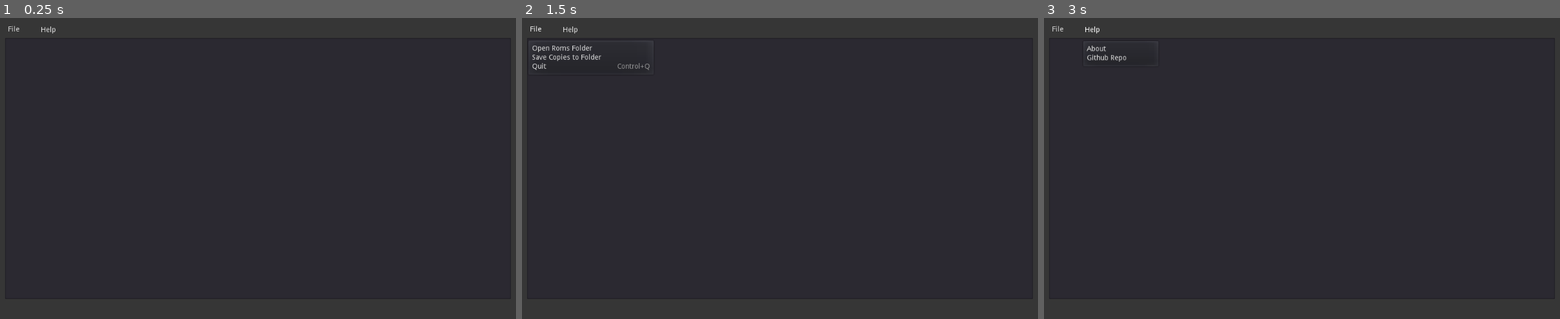
Above: before the commit, frames 1-3 (left to right).
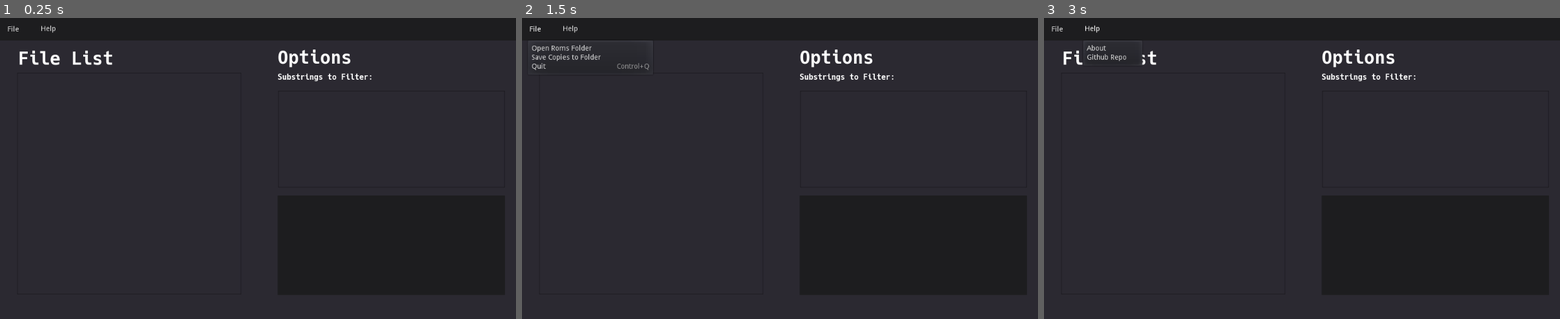
Above: after the commit, the same moments.

Repository: nahuelbergamo/RomCleanerEx
Game: Godot game, scene res://main.tscn
Same seed, same stepped clock (60 frames per second), same inputs: the game is played once before the commit and once after it.
Inputs:
- Up to frame 1 (0.25 s): no input
- Up to frame 2 (1.5 s): click "File" at 0.5 s; click "File" at 1.25 s
- Up to frame 3 (3 s): click "File" at 2 s; click "Help" at 2.75 s

The runs differ from the first frame. In frame 1, 7.4% of the frame differs, in the area x 0-100%, y 0-22%; in frame 2, 7.5%; in frame 3, 7.4%.

Commit message:
Added a bunch of things, some hardcoding in favor of quick prototyping

Diff:
--- a/app.gd
+++ b/app.gd
@@ -2,6 +2,14 @@
 
 var read_dir = ''
 var write_dir = ''
+
+# Region
+var usa = 0
+var europe = 0
+var japan = 0
+var asia = 0
+# Licensed?
+var unlicensed = 0
 
 # Called when the node enters the scene tree for the first time.
 func _ready():
@@ -49,5 +57,21 @@
 
 # To choose a ROMs folder to filter
 func _on_FolderDialog_dir_selected(dir):
+	if $RomList != null:
+		$RomList.clear()
 	print('filter roms from: ' + dir)
 	read_dir = dir
+	var files = []
+	var dir_aux = Directory.new()
+	dir_aux.open(read_dir)
+	dir_aux.list_dir_begin()
+	while true:
+		var file = dir_aux.get_next()
+		if file == "":
+			break
+		elif not file.begins_with("."):
+			$RomList.add_item(file.get_basename(),null,false)
+			# Also sum up the stats vars
+			if '(USA)' in file.get_basename():
+				usa = usa + 1
+	$StatsReportLabel.text = 'USA Games: ' + str(usa)
--- /dev/null
+++ b/default_theme.tres
@@ -0,0 +1,14 @@
+[gd_resource type="Theme" format=2]
+
+[resource]
+Button/colors/font_color = Color( 0.88, 0.88, 0.88, 1 )
+Button/colors/font_color_disabled = Color( 0.9, 0.9, 0.9, 0.2 )
+Button/colors/font_color_hover = Color( 0.94, 0.94, 0.94, 1 )
+Button/colors/font_color_pressed = Color( 1, 1, 1, 1 )
+Button/constants/hseparation = 2
+Button/fonts/font = null
+Button/styles/disabled = null
+Button/styles/focus = null
+Button/styles/hover = null
+Button/styles/normal = null
+Button/styles/pressed = null
--- a/main.tscn
+++ b/main.tscn
@@ -1,32 +1,128 @@
-[gd_scene load_steps=2 format=2]
+[gd_scene load_steps=6 format=2]
 
 [ext_resource path="res://app.gd" type="Script" id=1]
+[ext_resource path="res://default_theme.tres" type="Theme" id=2]
+
+[sub_resource type="DynamicFontData" id=1]
+font_path = "res://Hack-Bold.ttf"
+
+[sub_resource type="DynamicFont" id=2]
+size = 35
+font_data = SubResource( 1 )
+
+[sub_resource type="DynamicFont" id=3]
+size = 15
+font_data = SubResource( 1 )
 
 [node name="Control" type="Control"]
 anchor_right = 1.0
 anchor_bottom = 1.0
+theme = ExtResource( 2 )
 script = ExtResource( 1 )
 __meta__ = {
 "_edit_use_anchors_": false
 }
 
-[node name="ColorRect" type="ColorRect" parent="."]
+[node name="AppBackgroundColor" type="ColorRect" parent="."]
 anchor_right = 1.0
 anchor_bottom = 1.0
-color = Color( 0.215686, 0.215686, 0.215686, 1 )
+color = Color( 0.172549, 0.164706, 0.196078, 1 )
 __meta__ = {
 "_edit_use_anchors_": false
 }
 
-[node name="TextEdit" type="TextEdit" parent="."]
+[node name="MenuPanelBackground" type="ColorRect" parent="."]
 anchor_right = 1.0
-anchor_bottom = 1.0
-margin_left = 10.0
-margin_top = 40.0
-margin_right = -10.0
-margin_bottom = -40.0
+margin_bottom = 45.0
+color = Color( 0.117647, 0.117647, 0.12549, 1 )
 __meta__ = {
-"_edit_use_anchors_": true
+"_edit_use_anchors_": false
+}
+
+[node name="FileListTitleLabel" type="Label" parent="."]
+anchor_left = 0.035
+anchor_top = 0.1
+anchor_right = 0.035
+anchor_bottom = 0.1
+margin_right = 138.0
+margin_bottom = 40.0
+custom_fonts/font = SubResource( 2 )
+text = "File List"
+__meta__ = {
+"_edit_use_anchors_": false
+}
+
+[node name="RomList" type="ItemList" parent="."]
+margin_left = 34.0
+margin_top = 109.297
+margin_right = 479.0
+margin_bottom = 551.297
+__meta__ = {
+"_edit_use_anchors_": false
+}
+
+[node name="OptionsLabel" type="Label" parent="."]
+anchor_left = 0.035
+anchor_top = 0.1
+anchor_right = 0.035
+anchor_bottom = 0.1
+margin_left = 514.769
+margin_top = -2.3784
+margin_right = 703.769
+margin_bottom = 39.6216
+custom_fonts/font = SubResource( 2 )
+text = "Options"
+__meta__ = {
+"_edit_use_anchors_": false
+}
+
+[node name="SubstringToFilterLabel" type="Label" parent="."]
+anchor_left = 0.035
+anchor_top = 0.1
+anchor_right = 0.035
+anchor_bottom = 0.1
+margin_left = 515.16
+margin_top = 49.0
+margin_right = 704.16
+margin_bottom = 72.0
+custom_fonts/font = SubResource( 3 )
+text = "Substrings to Filter:"
+__meta__ = {
+"_edit_use_anchors_": false
+}
+
+[node name="StringsToFilterList" type="ItemList" parent="."]
+margin_left = 552.0
+margin_top = 145.0
+margin_right = 1002.0
+margin_bottom = 338.0
+__meta__ = {
+"_edit_use_anchors_": false
+}
+
+[node name="InfoPanelBackground" type="ColorRect" parent="."]
+anchor_right = 1.0
+margin_left = 551.0
+margin_top = 354.0
+margin_right = -22.0
+margin_bottom = 552.0
+color = Color( 0.117647, 0.117647, 0.12549, 1 )
+__meta__ = {
+"_edit_use_anchors_": false
+}
+
+[node name="StatsReportLabel" type="Label" parent="."]
+anchor_left = 0.035
+anchor_top = 0.1
+anchor_right = 0.035
+anchor_bottom = 0.1
+margin_left = 526.16
+margin_top = 304.0
+margin_right = 958.16
+margin_bottom = 483.0
+custom_fonts/font = SubResource( 3 )
+__meta__ = {
+"_edit_use_anchors_": false
 }
 
 [node name="FolderDialog" type="FileDialog" parent="."]
@@ -52,9 +148,9 @@
 current_path = "/synology/godot/romcleanerex/"
 
 [node name="MenuButtonFile" type="MenuButton" parent="."]
-margin_left = 10.0
+margin_left = 8.87753
 margin_top = 4.0
-margin_right = 70.0
+margin_right = 68.8775
 margin_bottom = 42.0
 text = "File"
 align = 0
@@ -64,10 +160,10 @@
 }
 
 [node name="MenuButtonHelp" type="MenuButton" parent="."]
-margin_left = 75.3266
-margin_top = 4.55759
-margin_right = 230.327
-margin_bottom = 42.5576
+margin_left = 75.0
+margin_top = 3.87754
+margin_right = 141.0
+margin_bottom = 41.8775
 text = "Help"
 align = 0
 switch_on_hover = true
--- a/project.godot
+++ b/project.godot
@@ -19,6 +19,10 @@
 run/main_scene="res://main.tscn"
 config/icon="res://icon.png"
 
+[display]
+
+window/size/resizable=false
+
 [rendering]
 
 environment/default_environment="res://default_env.tres"
Binary file added: Hack-Bold.ttf
Binary file added: Hack-BoldItalic.ttf
Binary file added: Hack-Italic.ttf
Binary file added: Hack-Regular.ttf
